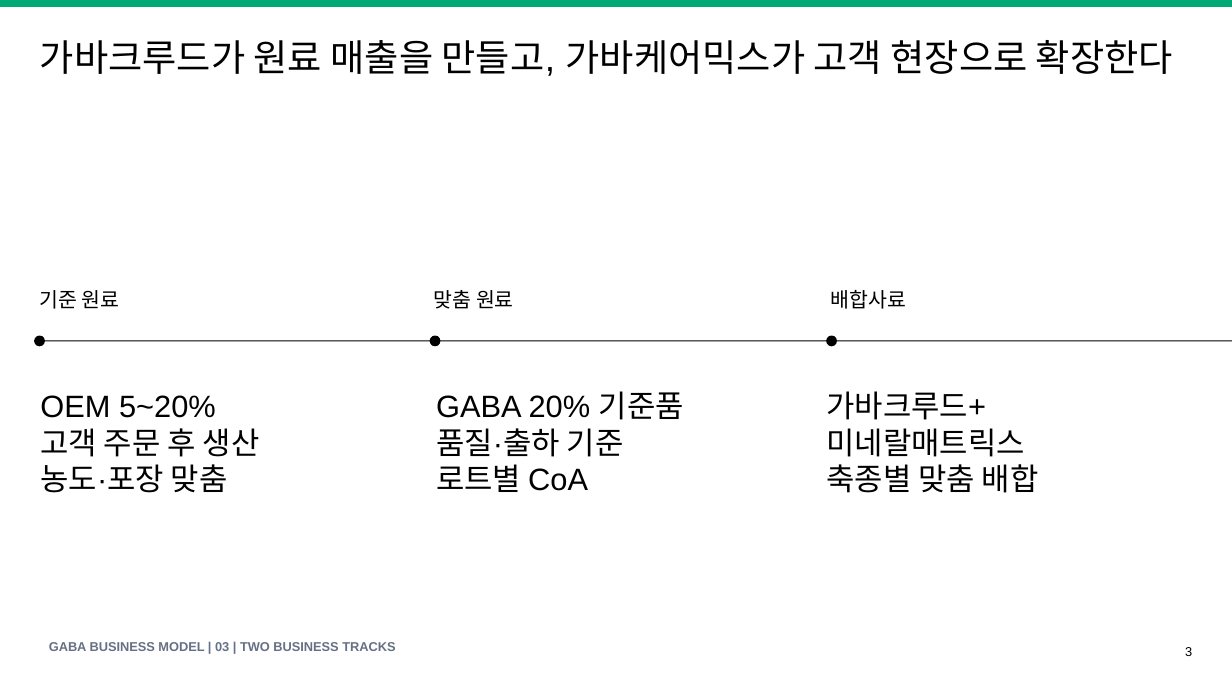
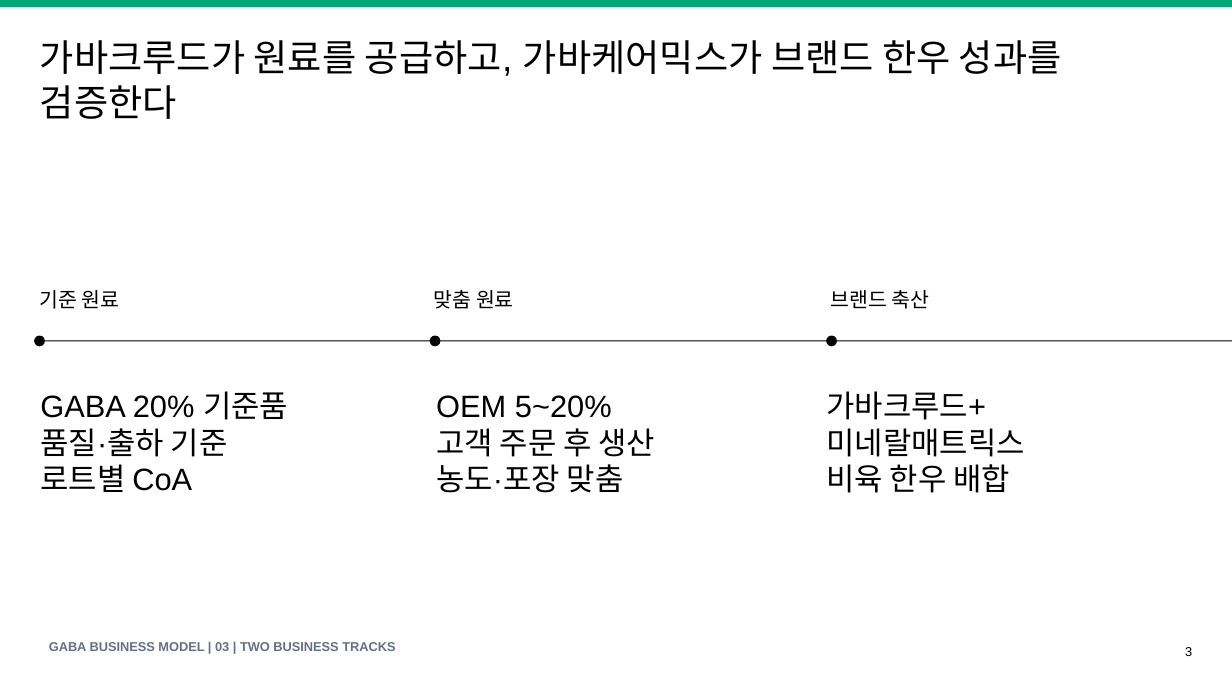
Before and after one commit to KRAdavid/gaba-feed-business-index, a slide deck: slide 3 of GABA_Feed_Business_Model_Speech_Deck_v1.pptx. Drawn at 1232x693 pixels with LibreOffice and Linux fonts; fonts in the diff are those of the drawing. Boxes give left, top, right and bottom in pixels: in the first picture for what was removed or moved away, otherwise in the second. Text is boxed around its words. In the diff, an @@ line names an element or a change of style, - is before the commit and + after.

```diff
--- a/GABA_Feed_Business_Model_Speech_Deck_v1.pptx
+++ b/GABA_Feed_Business_Model_Speech_Deck_v1.pptx
@@ text at <box>40,40,1062,119</box>: text changed @@
-가바크루드가 원료 매출을 만들고, 가바케어믹스가 고객 현장으로 확장한다
+가바크루드가 원료를 공급하고, 가바케어믹스가 브랜드 한우 성과를 검증한다
@@ text at <box>831,290,930,309</box>: text changed @@
-배합사료
+브랜드 축산
@@ text at <box>40,391,288,492</box>: text changed @@
-OEM 5~20%
-고객 주문 후 생산
-농도·포장 맞춤
+GABA 20% 기준품
+품질·출하 기준
+로트별 CoA
@@ text at <box>436,395,656,493</box>: text changed @@
-GABA 20% 기준품
-품질·출하 기준
-로트별 CoA
+OEM 5~20%
+고객 주문 후 생산
+농도·포장 맞춤
@@ text at <box>826,464,1011,493</box>: text changed @@
-축종별 맞춤 배합
+비육 한우 배합
```
Also in this commit, not shown: 14 other slides changed, 17 other files.
